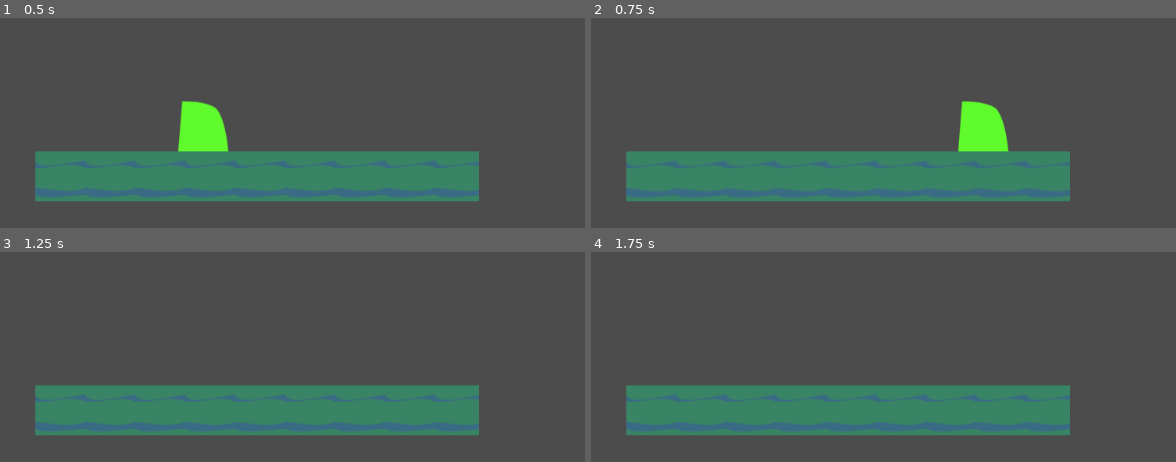
Above: before the commit, frames 1-4 (two rows, left to right).
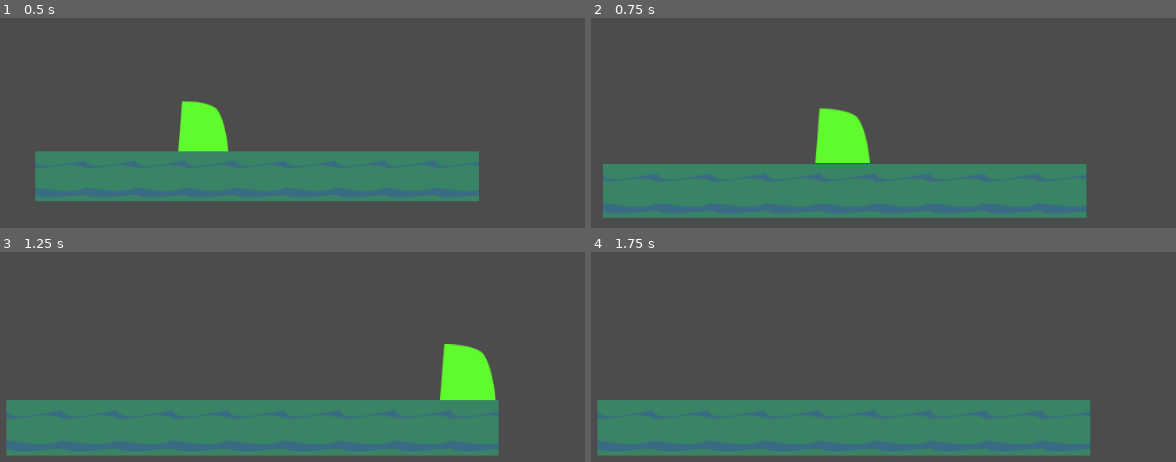
Above: after the commit, the same moments.

Repository: OsamaElHariri/oriks_lantern
Game: Godot game, scene res://gameplay/world/temp_level/TempLevel.tscn
Same seed, same stepped clock (60 frames per second), same inputs: the game is played once before the commit and once after it.
Inputs:
- Up to frame 1 (0.5 s): no input
- Up to frame 2 (0.75 s): tap Enter at 0.5 s; hold Right (ui_right) from 0.53 s (still down); tap X (dash) at 0.6 s
- Up to frame 3 (1.25 s): keep holding Right (ui_right); tap C (jump) at 0.77 s
- Up to frame 4 (1.75 s): keep holding Right (ui_right); tap X (dash) at 1.35 s; tap C (jump) at 1.52 s

Frame 1 is identical in both runs. In frame 2, 19% of the frame differs, in the area x 2-85%, y 39-96%; in frame 3, 20%, in the area x 1-86%, y 43-98%; in frame 4, 18%.

Commit message:
Setup dash movement for short circuiting

Diff:
--- a/gameplay/actor/movement/dash_movement/DashMovement.gd
+++ b/gameplay/actor/movement/dash_movement/DashMovement.gd
@@ -30,17 +30,11 @@
 
 	var force_dash = move_collection.is_charging_dash and charge_time > charge_duration
 
-	if has_dash and (force_dash or move_collection.dash_just_released):
-		var dash_direction = get_direction(move_collection)
-		charge_time = INF
-		move_collection.is_charging_dash = false
-		move_collection.on_player_dash_start()
-		if !move_collection.is_on_floor or dash_direction.y <= 0:
-			move_collection.is_dashing = true
-			has_dash = false
-			direction = dash_direction
-			current_fade_away_strength = fade_away_strength
-			dash_time = 0
+	if has_dash:
+		if move_collection.dash_just_released:
+			short_circuit_dash(move_collection)
+		elif force_dash:
+			trigger_dash(move_collection)
 
 	if move_collection.is_charging_dash:
 		charge_time += 1
@@ -54,6 +48,23 @@
 	current_fade_away_strength = max(current_fade_away_strength - fade_away_strength_decay, 0)
 
 	return direction * current_fade_away_strength
+
+func trigger_dash(move_collection):
+	charge_time = INF
+	move_collection.is_charging_dash = false
+	var dash_direction = get_direction(move_collection)
+	move_collection.on_player_dash_start()
+	if !move_collection.is_on_floor or dash_direction.y <= 0:
+		move_collection.is_dashing = true
+		has_dash = false
+		direction = dash_direction
+		current_fade_away_strength = fade_away_strength
+		dash_time = 0
+
+func short_circuit_dash(move_collection):
+	charge_time = INF
+	move_collection.is_charging_dash = false
+	move_collection.on_player_dash_short_circuit()
 
 func get_direction(move_collection):
 	var horizontal = 0
--- a/gameplay/actor/movement/move_collection/MoveCollection.gd
+++ b/gameplay/actor/movement/move_collection/MoveCollection.gd
@@ -50,3 +50,6 @@
 
 func on_player_dash_start():
 	EMITTER.emit("player_dash_start")
+
+func on_player_dash_short_circuit():
+	EMITTER.emit("player_dash_short_circuit")
--- /dev/null
+++ b/gameplay/actor/player/lantern_player/LanternPlayer.gd
@@ -0,0 +1,16 @@
+extends KinematicBody2D
+
+
+# Declare member variables here. Examples:
+# var a = 2
+# var b = "text"
+
+
+# Called when the node enters the scene tree for the first time.
+func _ready():
+	pass # Replace with function body.
+
+
+# Called every frame. 'delta' is the elapsed time since the previous frame.
+#func _process(delta):
+#	pass
--- a/gameplay/actor/player/Player.tscn
+++ b/gameplay/actor/player/lantern_player/LanternPlayer.tscn
@@ -1,6 +1,6 @@
 [gd_scene load_steps=8 format=2]
 
-[ext_resource path="res://gameplay/actor/player/actor_placeholder.png" type="Texture" id=1]
+[ext_resource path="res://gameplay/actor/player/lantern_player/actor_placeholder.png" type="Texture" id=1]
 [ext_resource path="res://gameplay/actor/movement/horizontal_movement/HorizontalMovement.tscn" type="PackedScene" id=2]
 [ext_resource path="res://gameplay/actor/movement/move_collection/MoveCollection.tscn" type="PackedScene" id=3]
 [ext_resource path="res://gameplay/actor/movement/gravity_movement/GravityMovement.tscn" type="PackedScene" id=4]
@@ -10,13 +10,13 @@
 [sub_resource type="RectangleShape2D" id=1]
 extents = Vector2( 32, 32 )
 
-[node name="Node2D" type="KinematicBody2D"]
+[node name="LanternPlayer" type="KinematicBody2D"]
+
+[node name="CollisionShape2D" type="CollisionShape2D" parent="."]
+shape = SubResource( 1 )
 
 [node name="actor_placeholder" type="Sprite" parent="."]
 texture = ExtResource( 1 )
-
-[node name="CollisionShape2D" type="CollisionShape2D" parent="."]
-shape = SubResource( 1 )
 
 [node name="MoveCollection" parent="." instance=ExtResource( 3 )]
 
--- /dev/null
+++ b/gameplay/actor/player/spirit_player/SpiritPlayer.tscn
@@ -0,0 +1,17 @@
+[gd_scene load_steps=4 format=2]
+
+[ext_resource path="res://gameplay/actor/player/spirit_player/spirit_actor_placeholder.png" type="Texture" id=1]
+[ext_resource path="res://gameplay/actor/movement/move_collection/MoveCollection.tscn" type="PackedScene" id=2]
+
+[sub_resource type="RectangleShape2D" id=1]
+extents = Vector2( 32, 32 )
+
+[node name="SpiritPlayer" type="KinematicBody2D"]
+
+[node name="CollisionShape2D" type="CollisionShape2D" parent="."]
+shape = SubResource( 1 )
+
+[node name="spirit_actor_placeholder" type="Sprite" parent="."]
+texture = ExtResource( 1 )
+
+[node name="MoveCollection" parent="." instance=ExtResource( 2 )]
--- a/gameplay/world/temp_level/TempLevel.tscn
+++ b/gameplay/world/temp_level/TempLevel.tscn
@@ -1,6 +1,6 @@
 [gd_scene load_steps=4 format=2]
 
-[ext_resource path="res://gameplay/actor/player/Player.tscn" type="PackedScene" id=1]
+[ext_resource path="res://gameplay/actor/player/lantern_player/LanternPlayer.tscn" type="PackedScene" id=1]
 [ext_resource path="res://gameplay/platform/solid_platform/SolidPlatform.tscn" type="PackedScene" id=2]
 [ext_resource path="res://gameplay/world/camera/WorldCamera.tscn" type="PackedScene" id=3]
 
--- a/util/EMITTER.gd
+++ b/util/EMITTER.gd
@@ -10,8 +10,8 @@
 
 signal player_dash_init
 signal player_dash_start
+signal player_dash_short_circuit
 signal player_dash_end
-
 
 func emit (signal_id, data=null):
 	if data !=null:
Renamed: gameplay/actor/player/actor_placeholder.png -> gameplay/actor/player/lantern_player/actor_placeholder.png
Not shown, added: gameplay/actor/player/lantern_player/actor_placeholder.png.import
Binary file added: gameplay/actor/player/spirit_player/spirit_actor_placeholder.png
Not shown, changed: gameplay/actor/player/spirit_player/spirit_actor_placeholder.png.import
